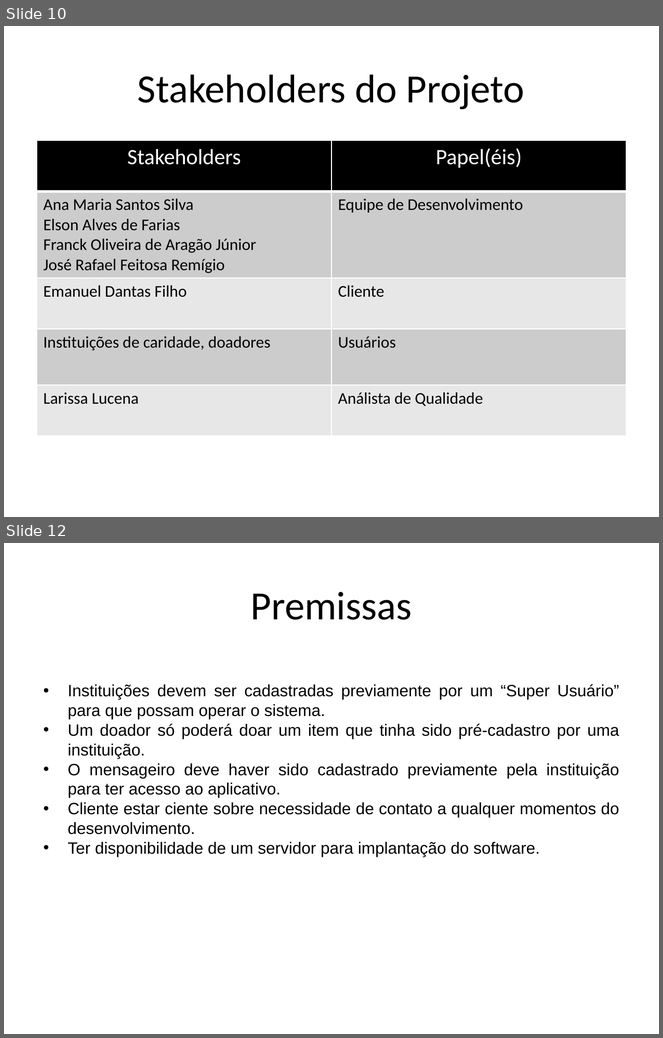
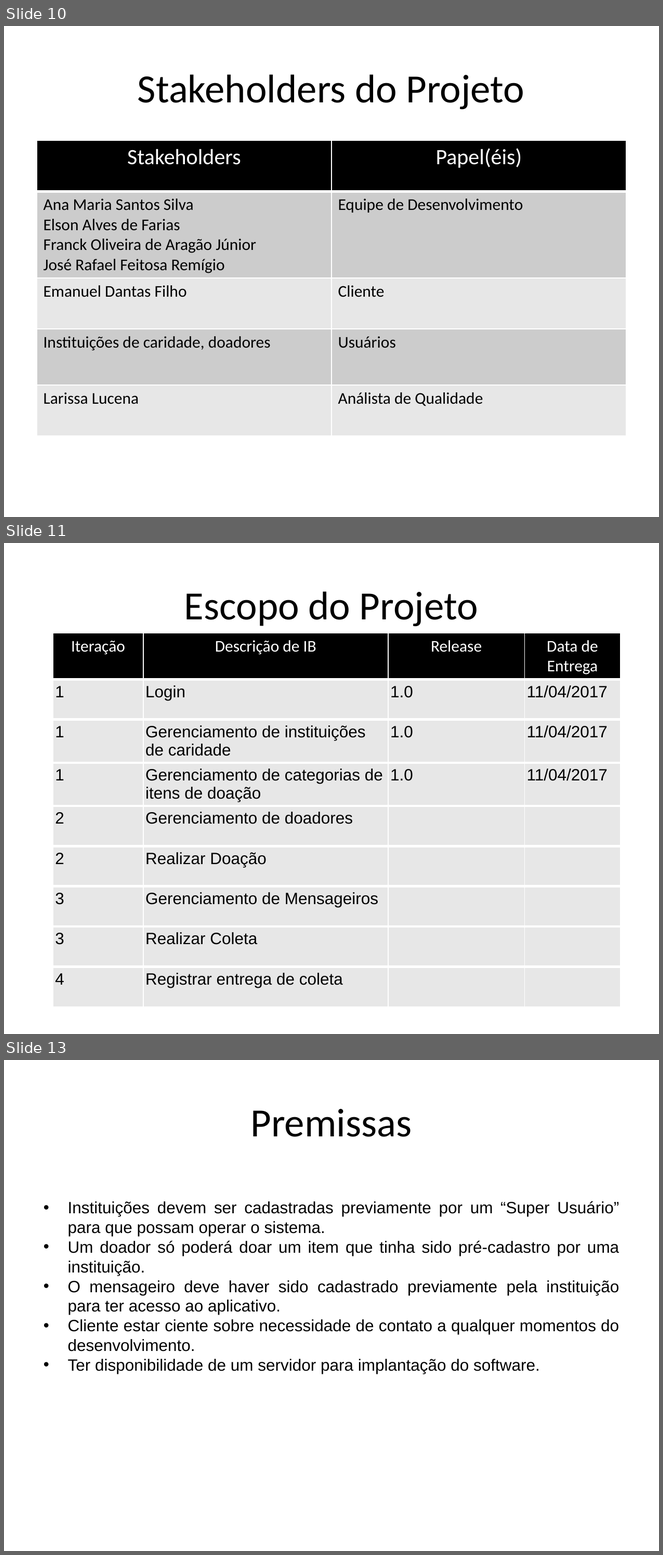
Before and after one commit to AjudeMais/ajudeMais-Projeto, a slide deck: Projeto-AjudeMais/000-Gerência de Projeto/PPJ-Plano de Projeto.pptx. Shown one above the other, each under a label of ours: slides 10 and 12 before the commit, slides 10, 11 and 13 after it; the slides between them are not shown. The pictures are 663x1038 and 663x1555 pixels, drawn with LibreOffice and Linux fonts; fonts in the diff are those of the drawing. Boxes give left, top, right and bottom in pixels: in the first picture for what was removed or moved away, otherwise in the second. Text is boxed around its words. In the diff, an @@ line names an element or a change of style, - is before the commit and + after.

```diff
--- a/Projeto-AjudeMais/000-Gerência de Projeto/PPJ-Plano de Projeto.pptx
+++ b/Projeto-AjudeMais/000-Gerência de Projeto/PPJ-Plano de Projeto.pptx
@@ slide 11 added at (4,543,659,1034), background #FFFFFF @@
@@ text added at (184,591,478,627), 44 pt, text #000000 @@
+Escopo do Projeto
@@ table added at (53,633,621,999), 9 rows, 4 columns @@
+Iteração | Descrição de IB | Release | Data de Entrega
+1 | Login | 1.0 | 11/04/2017
+1 | Gerenciamento de instituições de caridade | 1.0 | 11/04/2017
+1 | Gerenciamento de categorias de itens de doação | 1.0 | 11/04/2017
+2 | Gerenciamento de doadores |  | 
+2 | Realizar Doação |  | 
+3 | Gerenciamento de Mensageiros |  | 
+3 | Realizar Coleta |  | 
+4 | Registrar entrega de coleta |  | 
@@ what was slide 12 is now slide 13 @@
```
Also in this commit, not shown: 4 slides changed, 1 other file.
